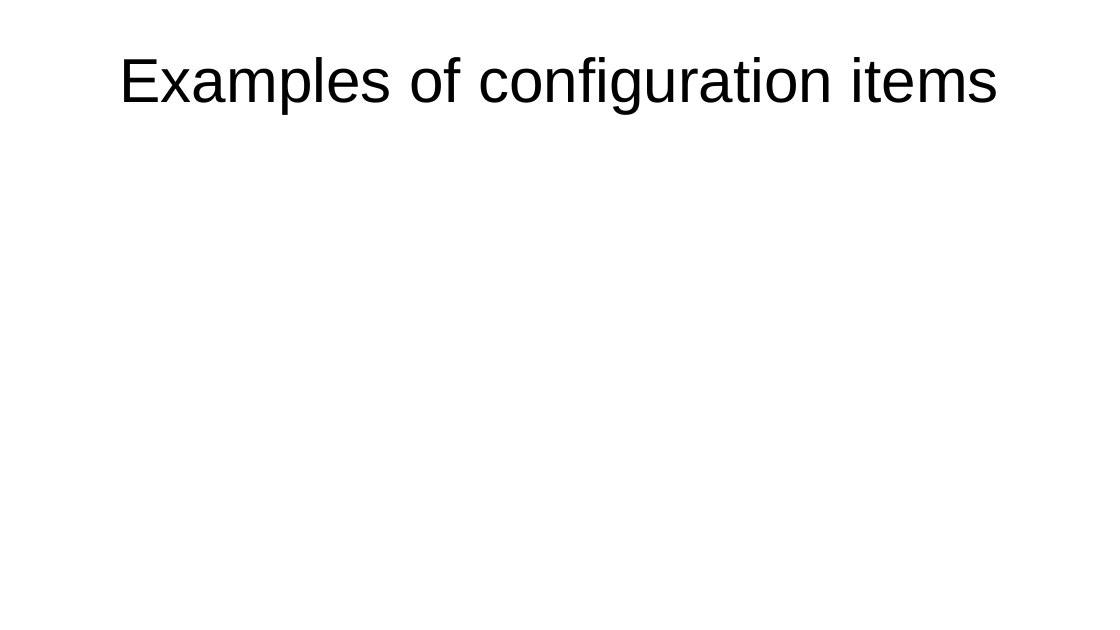
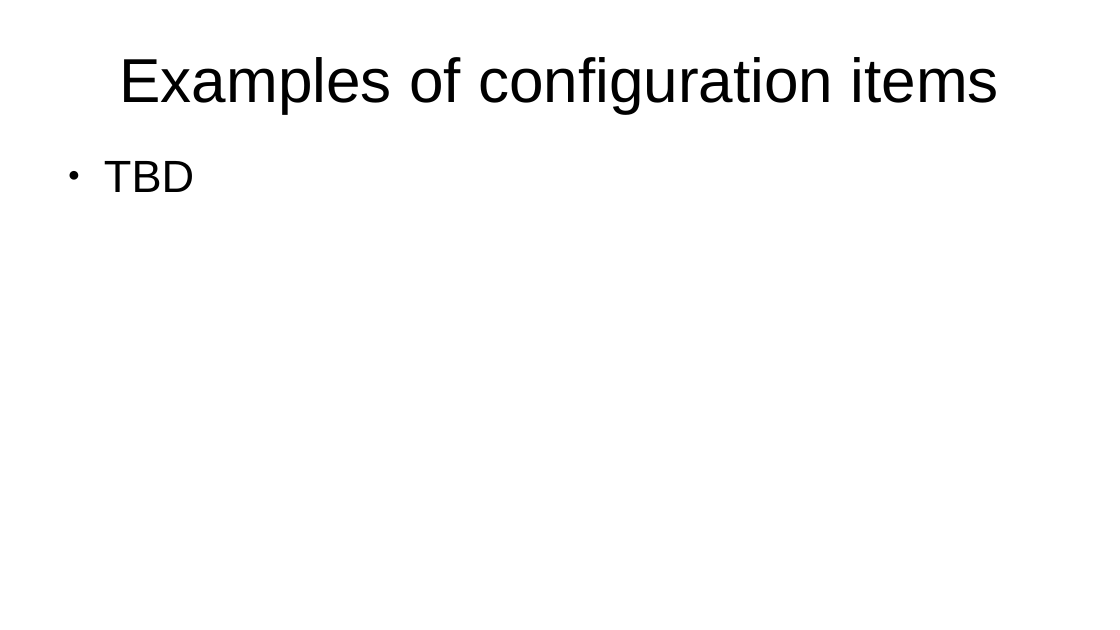
Before and after one commit to veltzer/teaching-slides, a slide deck: slide 44 of odp/gradle/gradle.odp. Drawn at 1120x630 pixels with LibreOffice and Linux fonts; fonts in the diff are those of the drawing. Boxes give left, top, right and bottom in pixels: in the first picture for what was removed or moved away, otherwise in the second. Text is boxed around its words. In the diff, an @@ line names an element or a change of style, - is before the commit and + after.

```diff
--- a/odp/gradle/gradle.odp
+++ b/odp/gradle/gradle.odp
@@ text added at [104, 161, 194, 192], 32 pt, text #000000 @@
+● TBD
```
Also in this commit, not shown: 5 other slides changed, 7 slides added, 1 slide removed.
